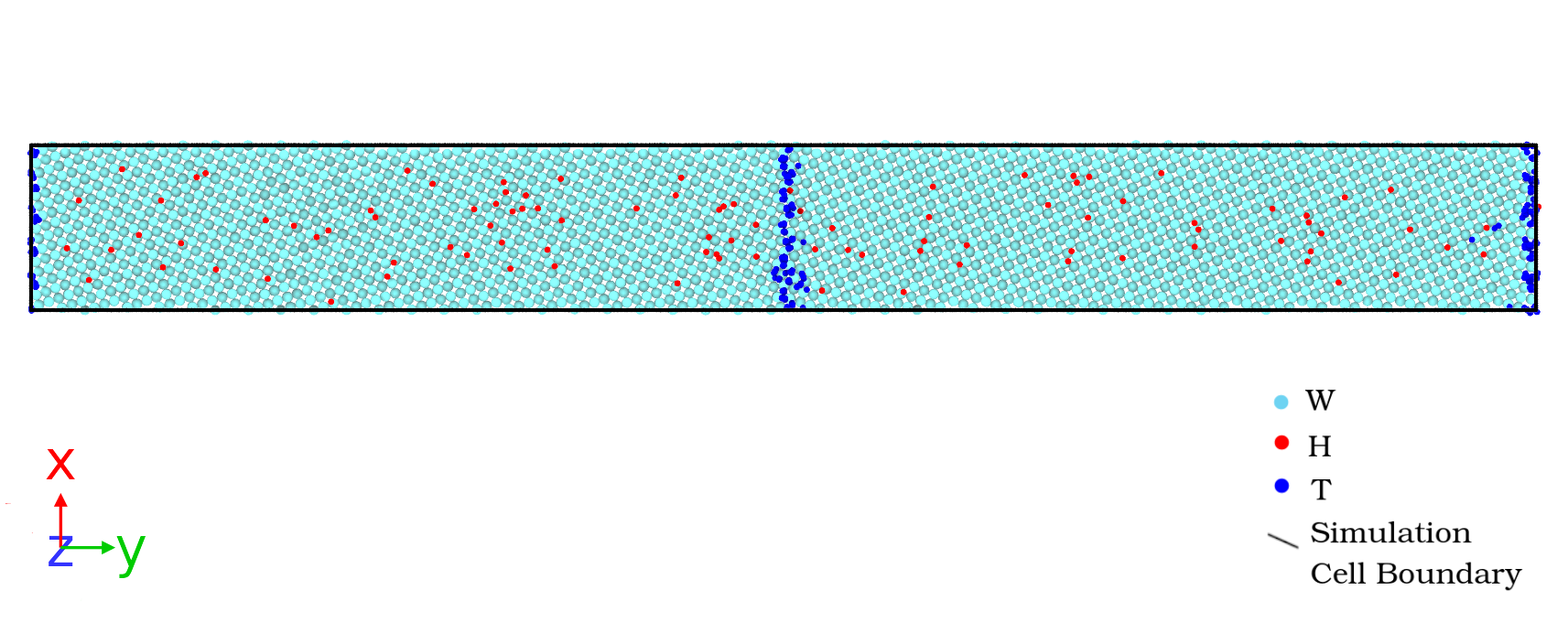
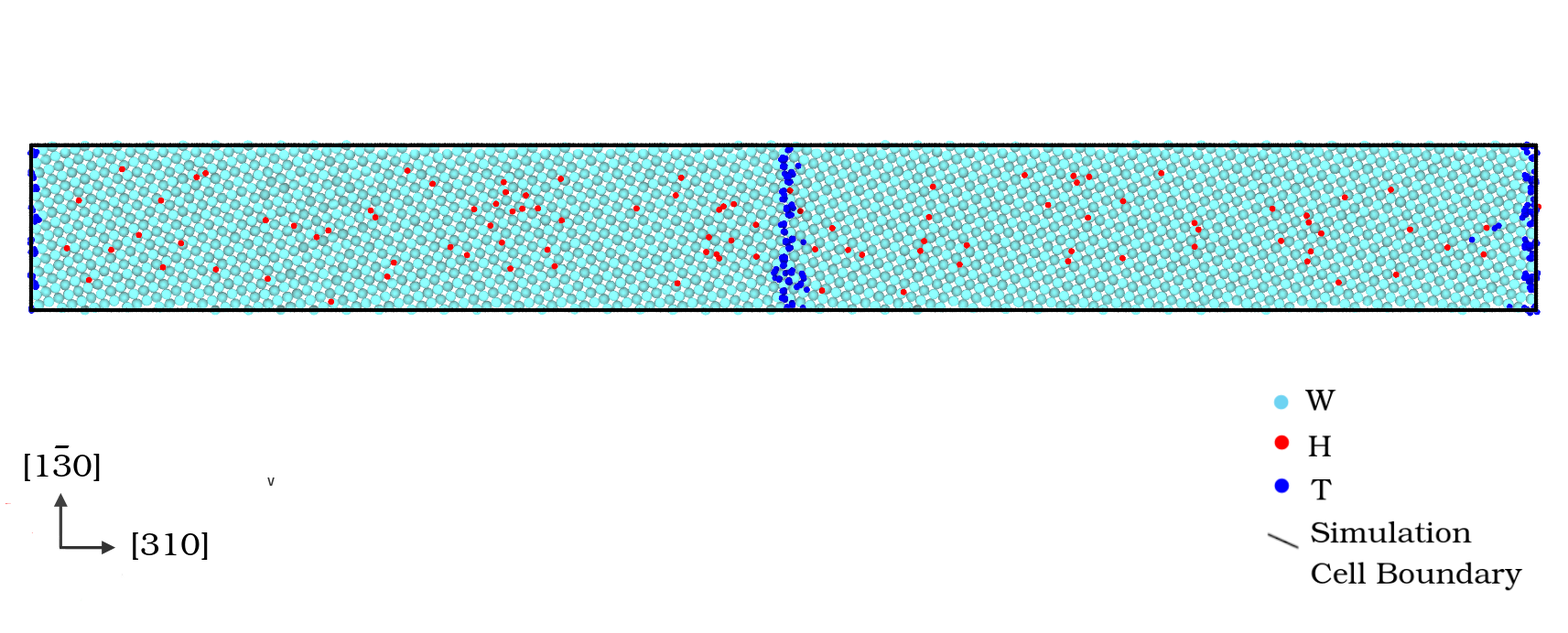
Layered file, before and after one edit (1568x633). Changes by layer:
added layer "[130]" above "v" over [24, 454, 100, 482]
added layer "v" above "-" over [267, 477, 275, 487]
added layer "-" above "[310]" over [54, 444, 70, 449]
added layer "[310]" above "Coordinate tripod copy" over [132, 532, 208, 561]
painted on "Coordinate tripod" over [45, 448, 147, 579]
